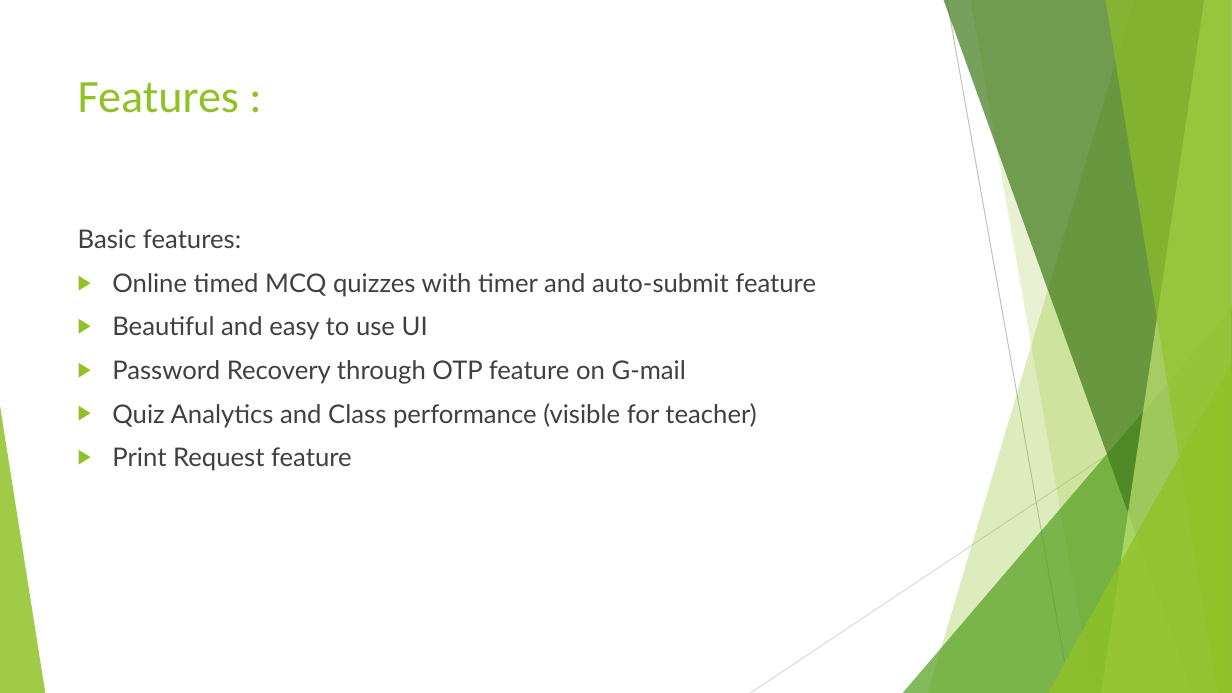
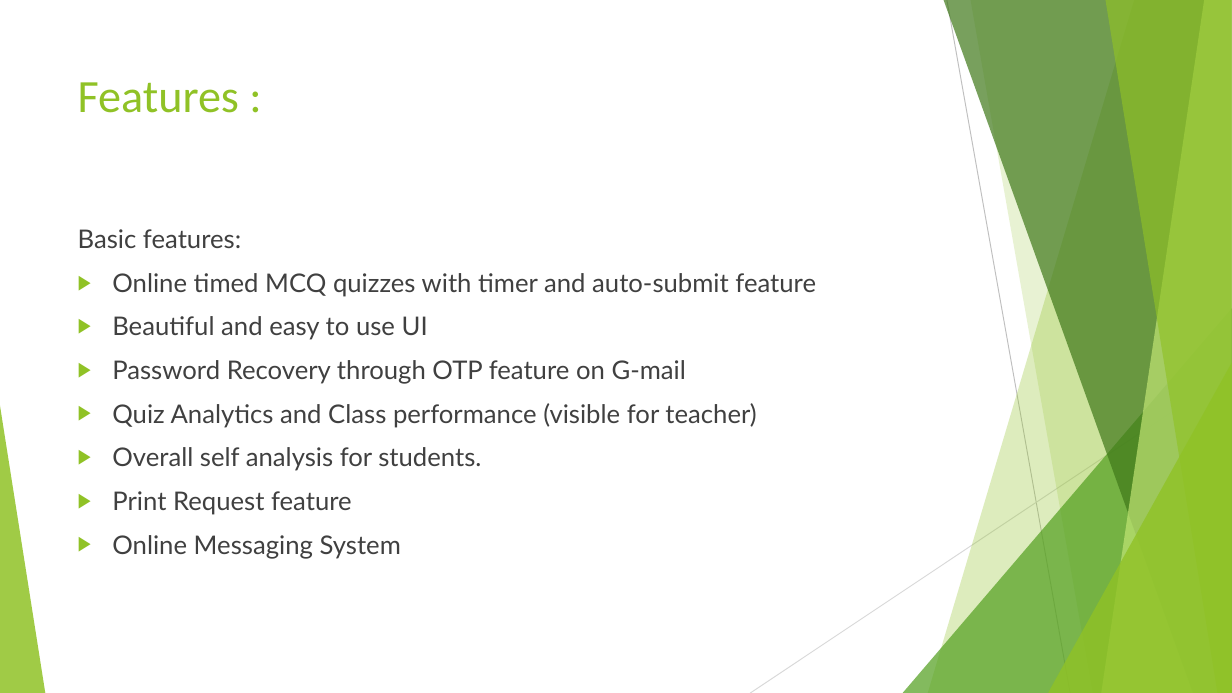
Before and after one commit to niteeshchaudhary/TruPen, a slide deck: slide 10 of Project Presentation.pptx. Drawn at 1232x693 pixels with LibreOffice and Linux fonts; fonts in the diff are those of the drawing. Boxes give left, top, right and bottom in pixels: in the first picture for what was removed or moved away, otherwise in the second. Text is boxed around its words. In the diff, an @@ line names an element or a change of style, - is before the commit and + after.

```diff
--- a/Project Presentation.pptx
+++ b/Project Presentation.pptx
@@ text at (112, 447, 481, 471): paragraph added @@
+▶ Overall self analysis for students.
@@ text at (112, 535, 401, 559): paragraph added @@
+▶ Online Messaging System
```
Also in this commit, not shown: 1 other slide changed.
